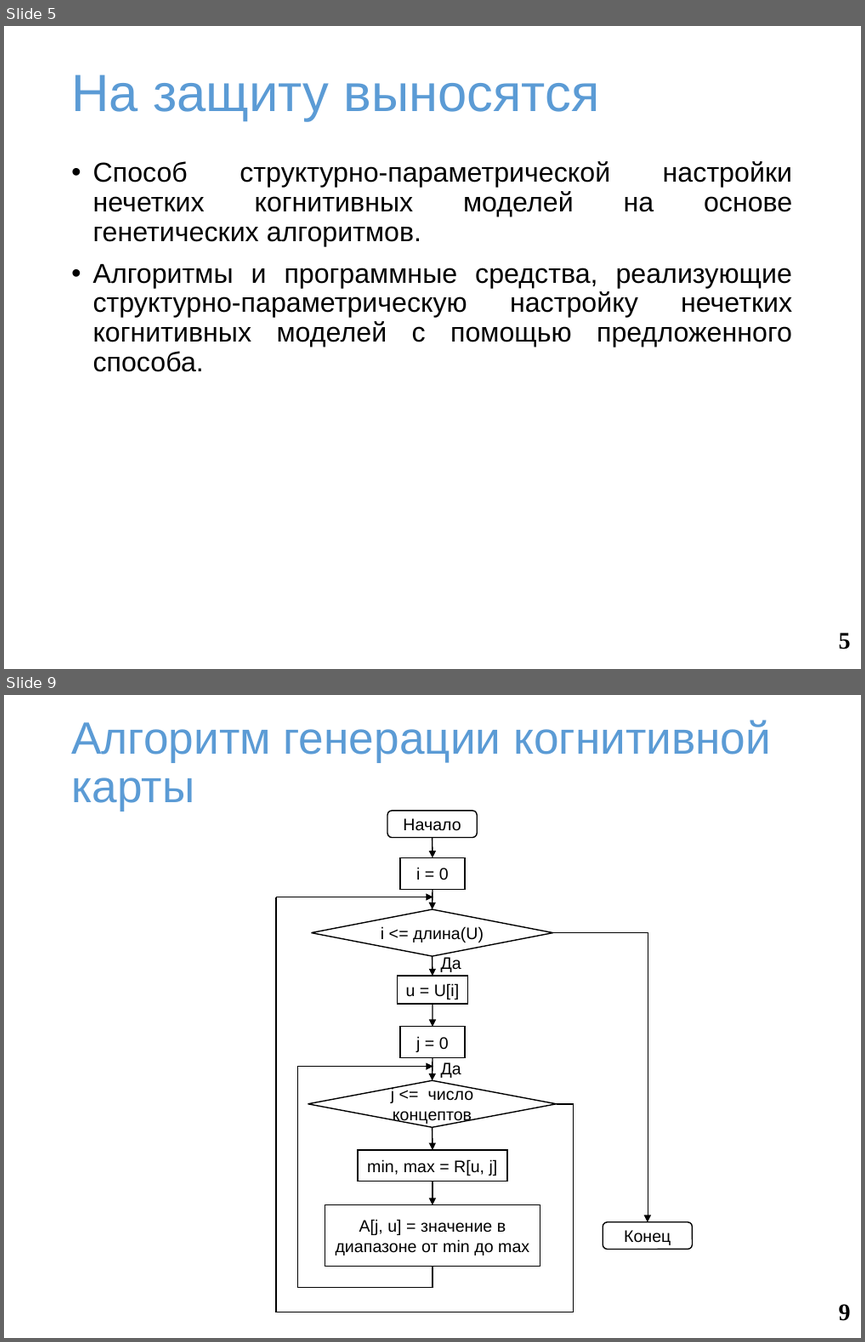
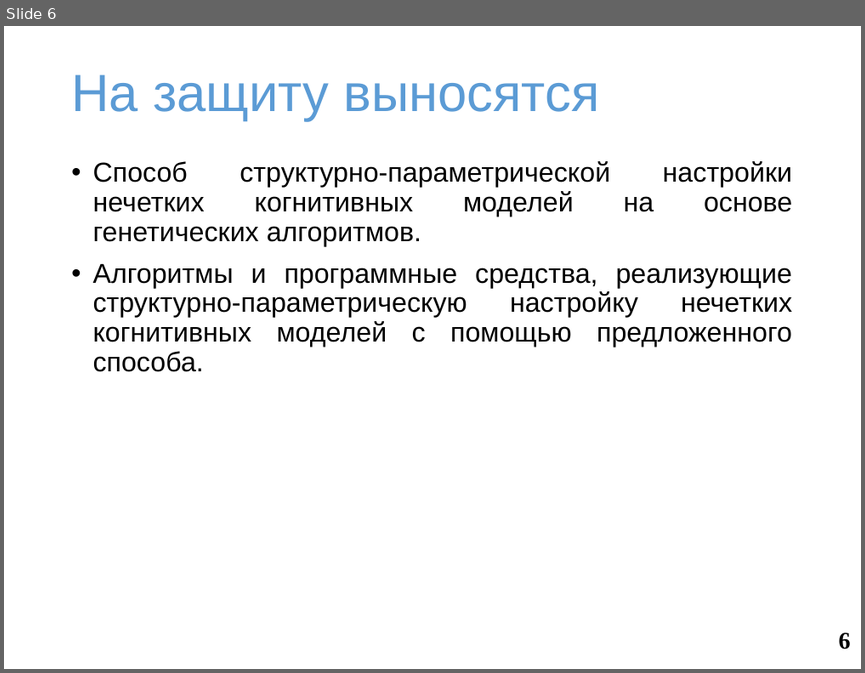
Before and after one commit to SquakR/fuzzy_cognitive_model, a slide deck: docs/presentation.pptx. Shown one above the other, each under a label of ours: slides 5 and 9 before the commit, slide 6 after it; the slides between them are not shown. The pictures are 865x1342 and 865x673 pixels, drawn with LibreOffice and Linux fonts; fonts in the diff are those of the drawing; background and template pictures are left out. Boxes give left, top, right and bottom in pixels: in the first picture for what was removed or moved away, otherwise in the second. Text is boxed around its words. In the diff, an @@ line names an element or a change of style, - is before the commit and + after.

```diff
--- a/docs/presentation.pptx
+++ b/docs/presentation.pptx
@@ slide 9 removed at bbox=[4, 695, 861, 1338], background #FFFFFF @@
@@ title removed at bbox=[71, 720, 771, 811] @@
-Алгоритм генерации когнитивной карты
@@ rounded rectangle removed at bbox=[387, 811, 476, 837] @@
-Начало
@@ arrow removed from (432, 837) to (432, 858) @@
@@ rectangle removed at bbox=[400, 858, 464, 890] @@
-i = 0
@@ line removed from (276, 1312) to (276, 897) @@
@@ arrow removed from (276, 897) to (433, 897) @@
@@ arrow removed from (432, 890) to (432, 909) @@
@@ diamond removed at bbox=[312, 909, 553, 956] @@
-i <= длина(U)
@@ elbow arrow removed from (553, 932) to (647, 1222) @@
@@ arrow removed from (432, 956) to (432, 976) @@
@@ text removed at bbox=[441, 957, 461, 972] @@
-Да
@@ rectangle removed at bbox=[398, 976, 467, 1004] @@
-u = U[i]
@@ arrow removed from (432, 1004) to (432, 1027) @@
@@ rectangle removed at bbox=[400, 1027, 464, 1058] @@
-j = 0
@@ elbow arrow removed from (432, 1265) to (433, 1066) @@
@@ arrow removed from (432, 1057) to (432, 1081) @@
@@ text removed at bbox=[441, 1062, 461, 1077] @@
-Да
@@ diamond removed at bbox=[308, 1081, 556, 1128] @@
-j <= число концептов
@@ arrow removed from (432, 1127) to (432, 1150) @@
@@ line removed from (556, 1104) to (573, 1104) @@
@@ line removed from (573, 1104) to (573, 1312) @@
@@ rectangle removed at bbox=[358, 1150, 508, 1182] @@
-min, max = R[u, j]
@@ arrow removed from (432, 1181) to (432, 1205) @@
@@ rectangle removed at bbox=[325, 1205, 540, 1265] @@
-A[j, u] = значение в диапазоне от min до max
@@ rounded rectangle removed at bbox=[603, 1222, 692, 1248] @@
-Конец
@@ page number removed at bbox=[839, 1304, 851, 1321] @@
-9
@@ line removed from (573, 1312) to (276, 1312) @@
@@ what was slide 5 is now slide 6 @@
@@ page number at bbox=[839, 632, 851, 649]: text changed @@
-5
+6
```
Also in this commit, not shown: 1 slide changed, 1 slide added, 4 other slides removed, 2 other files.
